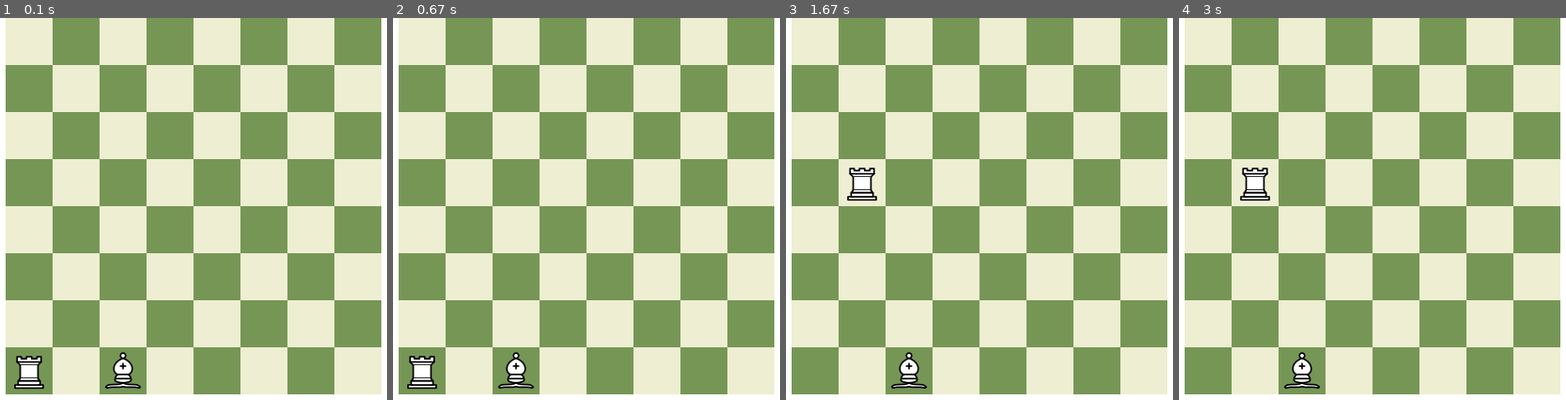
Above: before the commit, frames 1-4 (left to right).
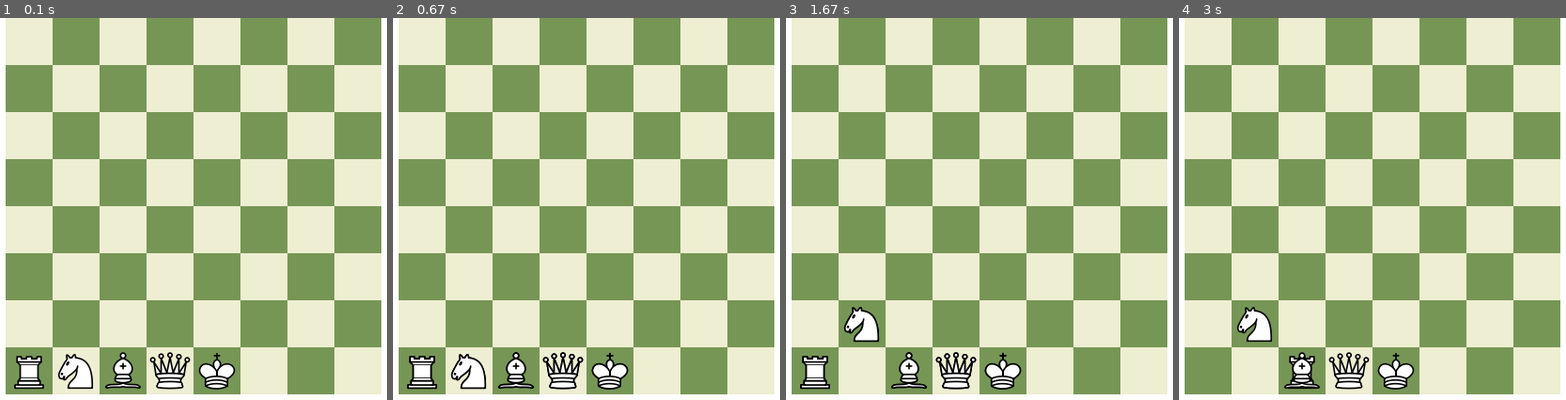
Above: after the commit, the same moments.

Repository: Lartg/pygame-chess
Game: pygame game, started from main.py
Same seed, same stepped clock (60 frames per second), same inputs: the game is played once before the commit and once after it.
Inputs (mouse positions are in pixels of both pictures, inside the frame that each line leads up to):
- Up to frame 1 (0.1 s): no input
- Up to frame 2 (0.67 s): click (423, 369) at 0.38 s
- Up to frame 3 (1.67 s): press the mouse at (863, 369) at 0.87 s; move the mouse to (863, 354) at 0.97 s; release the mouse at (867, 338) at 1.1 s; press the mouse at (816, 369) at 1.2 s; move the mouse to (836, 277) at 1.3 s; release the mouse at (859, 182) at 1.43 s; press the mouse at (816, 369) at 1.53 s; move the mouse to (855, 380) at 1.63 s
- Up to frame 4 (3 s): release the mouse at (1291, 388) at 1.77 s

The runs differ from the first frame. In frame 1, 1.8% of the frame differs, in the area x 14-61%, y 87-98%; in frame 2, 1.9%; in frame 3, 2.9%, in the area x 3-61%, y 39-98%; in frame 4, 2.5%.

Commit message:
constrained bishop, rook, queen, and king movements

Diff:
--- a/main.py
+++ b/main.py
@@ -22,7 +22,6 @@
 
     for event in pygame.event.get():
         if event.type == MOUSEBUTTONDOWN:
-            print(chess.return_board_position(pygame.mouse.get_pos()))
             for piece in pieces:
               if piece.position == chess.return_board_position(pygame.mouse.get_pos()):
                 step1 = True
--- a/pieces.py
+++ b/pieces.py
@@ -36,33 +36,79 @@
 
 class Bishop(Piece):
   def move(self, board, screen):
+    new_position = board.return_board_position(pygame.mouse.get_pos())
+    translation = [self.position[0] - new_position[0], self.position[1] - new_position[1]]
+    if translation[0] != 0 and translation[1] != 0:
+      if translation[0] % board.square_size == 0 and translation[1] % board.square_size == 0:
+        if translation[0] / translation[1] == 1 or translation[0] / translation[1] == -1:
+          self.position = board.return_board_position(pygame.mouse.get_pos())
+          self.render_piece(screen)
+          board.draw_board_squares(screen)
+          pass
+    pass
+  pass
+
+
+class Knight(Piece):
+  def move(self, board, screen):
+    new_position = board.return_board_position(pygame.mouse.get_pos())
+    translation = [self.position[0] - new_position[0], self.position[1] - new_position[1]]
+    self.position = board.return_board_position(pygame.mouse.get_pos())
+    self.render_piece(screen)
+    board.draw_board_squares(screen)
+  pass
+
+class Rook(Piece):
+  def move(self, board, screen):
+    new_position = board.return_board_position(pygame.mouse.get_pos())
+    if self.position == new_position:
+      return
+    elif self.position[0] ==  new_position[0]:
+      pass
+    elif self.position[1] == new_position[1]:
+      pass
+    else:
+      return
     self.position = board.return_board_position(pygame.mouse.get_pos())
     self.render_piece(screen)
     board.draw_board_squares(screen)
     pass
   pass
-
-
-class Knight(Piece):
-  def move():
-    pass
-  pass
-
-class Rook(Piece):
+class Queen(Piece):
   def move(self, board, screen):
+    new_position = board.return_board_position(pygame.mouse.get_pos())
+    translation = [self.position[0] - new_position[0], self.position[1] - new_position[1]]
+    if translation[0] != 0 and translation[1] != 0:
+      if translation[0] % board.square_size == 0 and translation[1] % board.square_size == 0:
+        if translation[0] / translation[1] == 1 or translation[0] / translation[1] == -1:
+          self.position = board.return_board_position(pygame.mouse.get_pos())
+          self.render_piece(screen)
+          board.draw_board_squares(screen)
+          return
+    if self.position == new_position:
+      return
+    elif self.position[0] ==  new_position[0]:
+      pass
+    elif self.position[1] == new_position[1]:
+      pass
+    else:
+      return
     self.position = board.return_board_position(pygame.mouse.get_pos())
     self.render_piece(screen)
     board.draw_board_squares(screen)
-    pass
-  pass
-
-class Queen(Piece):
-  def move():
-    pass
-  pass
+    return
 
 class King(Piece):
-  def move():
+  def move(self, board, screen):
+    new_position = board.return_board_position(pygame.mouse.get_pos())
+    translation = [self.position[0] - new_position[0], self.position[1] - new_position[1]]
+    if translation[0] <= 50 and translation[0] >= -50:
+      if translation[1] <= 50 and translation[1] >= -50:
+        if translation[0] != 0 or translation[1]!= 0:
+          self.position = board.return_board_position(pygame.mouse.get_pos())
+          self.render_piece(screen)
+          board.draw_board_squares(screen)
+          return
     pass
   def check():
     pass
--- a/standard_setup.py
+++ b/standard_setup.py
@@ -1,9 +1,15 @@
-from pieces import Piece, Pawn, King, Rook, Bishop
+from pieces import Knight, Piece, Pawn, King, Rook, Bishop, Queen
 
-wQR = Rook('wR', 275,375)
+wQR = Rook('wR', 275, 375)
+wQN = Knight('wN', 325, 375)
 wQB = Bishop('wB', 375, 375)
+wQ = Queen('wQ', 425, 375)
+wK = King('wK', 475, 375)
 
 standard_setup = [
   wQR,
-  wQB
+  wQN,
+  wQB,
+  wQ,
+  wK
 ]
